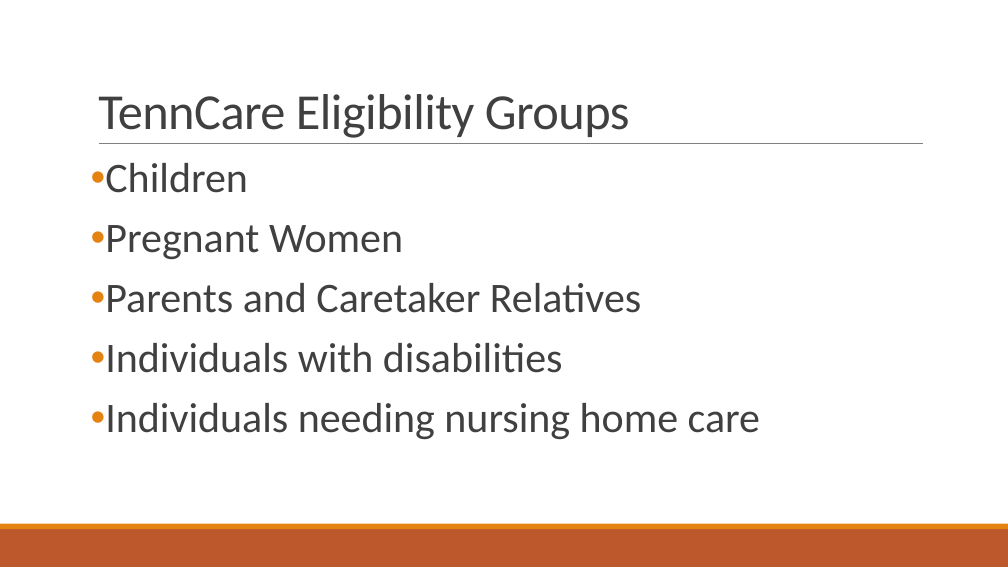
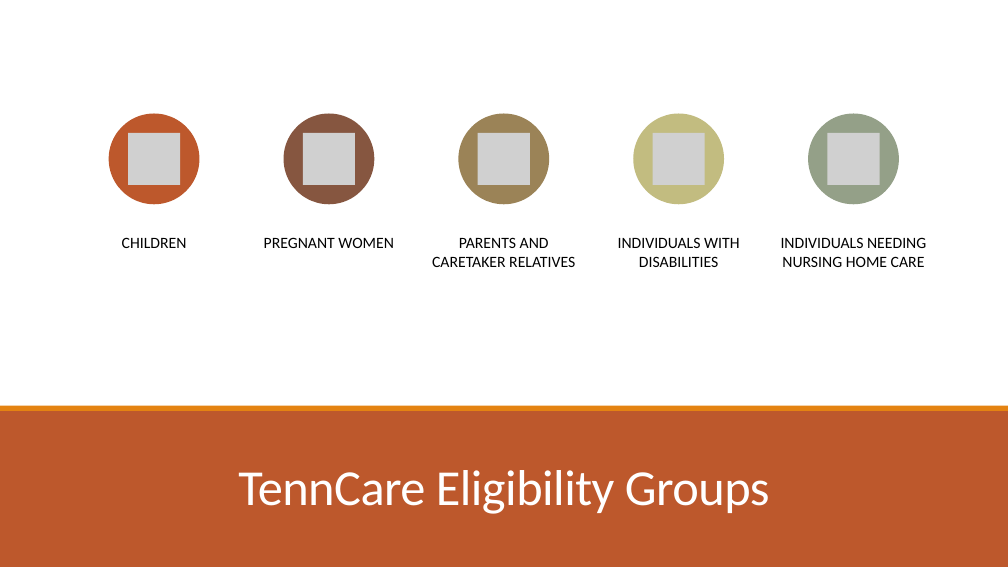
Before and after one commit to bryanclanton/TennCare-Enrollment-Analysis, a slide deck: slide 4 of Impacts to TennCare.pptx. Drawn at 1008x567 pixels with LibreOffice and Linux fonts; fonts in the diff are those of the drawing; grey boxes stand for pictures. Boxes give left, top, right and bottom in pixels: in the first picture for what was removed or moved away, otherwise in the second. Text is boxed around its words. In the diff, an @@ line names an element or a change of style, - is before the commit and + after.

```diff
--- a/Impacts to TennCare.pptx
+++ b/Impacts to TennCare.pptx
@@ rectangle added at [0, 0, 1008, 567], fill #FFFFFF @@
@@ line removed from (99, 144) to (923, 144) @@
@@ text removed at [105, 163, 760, 439] @@
-• Children
-• Pregnant Women
-• Parents and Caretaker Relatives
-• Individuals with disabilities
-• Individuals needing nursing home care
@@ group added at [109, 113, 926, 267]: 5 ellipses, 5 pictures, 5 texts @@
+CHILDREN
+PREGNANT WOMEN
+PARENTS AND CARETAKER RELATIVES
+INDIVIDUALS WITH DISABILITIES
+INDIVIDUALS NEEDING NURSING HOME CARE
@@ rectangle added at [0, 410, 1008, 567], fill #BD582C @@
@@ rectangle added at [0, 406, 1008, 411], fill #E48312 @@
@@ title "TennCare Eligibility Groups": place and size @@
-title "TennCare Eligibility Groups" at [98, 94, 630, 138]
+title "TennCare Eligibility Groups" at [238, 470, 770, 514]
@@ title "TennCare Eligibility Groups" at [238, 470, 770, 514]: text colour #404040 to #FFFFFF; alignment left to centre @@
```
Also in this commit, not shown: 11 other slides changed, 3 slides added, 1 slide removed, 1 other file.
